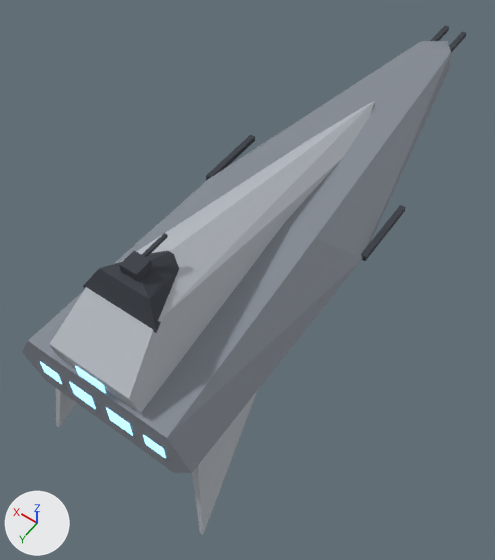
The glTF model Art/Models/Human/Large.glb as it was, and as the next commit left it.
Before and after are seen from a camera (50 mm lens) standing at (-123.0, 221.0, 249.0) and looking at (7.0, 40.0, -36.0). Every picture has the same lights, and +X, +Y and +Z are marked at lower left. The first picture is the older version. Where no turn or scale is listed for an object, it has been applied to the vertices.

Before the edit, the objects in view are built like this:
```python
ob_hull = bpy.data.objects.new('hull', me_mesh_0)
ob_hull.location = (0.0, 0.0, 0.0)
ob_rear_turret = bpy.data.objects.new('rear_turret', me_mesh_4)
ob_rear_turret.location = (0.0, 118.0, 59.0)
ob_superstructure = bpy.data.objects.new('superstructure', me_mesh_1)
ob_superstructure.location = (0.0, 0.0, 0.0)
ob_ventral_fin_l = bpy.data.objects.new('ventral_fin_L', me_mesh_11)
ob_ventral_fin_l.location = (0.0, 0.0, 0.0)
ob_ventral_fin_r = bpy.data.objects.new('ventral_fin_R', me_mesh_6)
ob_ventral_fin_r.location = (0.0, 0.0, 0.0)
ob_wing_cannon_l = bpy.data.objects.new('wing_cannon_L', me_mesh_12)
ob_wing_cannon_l.location = (-46.0, 0.0, 0.0)
ob_wing_cannon_r = bpy.data.objects.new('wing_cannon_R', me_mesh_7)
ob_wing_cannon_r.location = (46.0, 0.0, 0.0)
# also in view: 'command_deck' at (0.0, 113.0, 52.0)
```
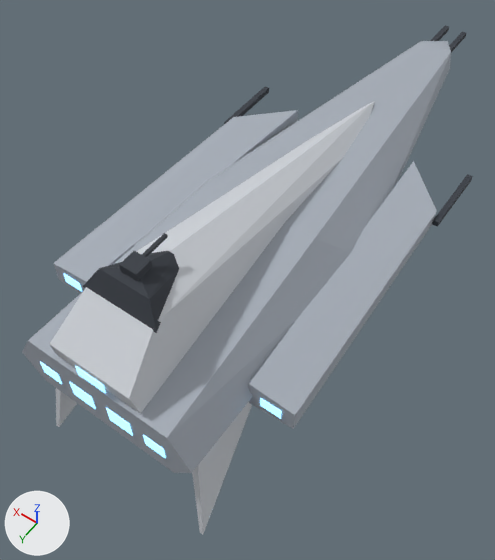
Boxes (x1, y1, x2, y2) around the edits, measured in the pictures (495 x 560 px):
'hull', recoloured: (22, 41, 451, 473) in both
'superstructure', recoloured: (50, 101, 374, 414) in both
'sponson_L', added: after (249, 161, 437, 429)
'sponson_R', added: after (53, 110, 298, 294)
'ventral_fin_L', recoloured: (192, 402, 252, 534) in both
'wing_cannon_L', moved: before (361, 205, 406, 261); after (432, 174, 473, 227)
'wing_cannon_R', moved: before (206, 134, 255, 180); after (224, 86, 269, 124)
'ventral_fin_R', recoloured: (56, 388, 77, 427) in both
'sponson_glow_L', added: after (260, 398, 282, 419)
'sponson_glow_R', added: after (64, 274, 82, 292)

Edits to the bpy script that builds the scene:
```text
Change mat_human_hull:
    mat_human_hull.base_color: (0.254, 0.279, 0.319) -> (0.402, 0.44, 0.497)  # grey #8a9099 -> grey #aab1bb
Change mat_human_plate:
    mat_human_plate.base_color: (0.485, 0.515, 0.558) -> (0.644, 0.672, 0.716)  # light grey #b9bec5 -> light grey #d2d6dc
Add me_mesh_15_1:
    me_mesh_15_1.from_pydata(...)  # a box spanning x -5.0..5.0, y -0.2..0.2, z -3.0..3.0
    me_mesh_15_1.materials.append(mat_human_engine_glow)  # blue #8fd6ff, glowing blue #8fd6ff
Add me_mesh_14_1:
    me_mesh_14_1.from_pydata([(-62.0, -24.0, -4.0), (-36.0, -50.0, -4.0), (-36.0, -50.0, 4.0), (-62.0, -24.0, 4.0), (-44.0, 110.0, 8.0), (-44.0, 110.0, -8.0), (-66.0, 110.0, -6.0), (-66.0, 110.0, 6.0)], [], [(0, 1, 2), (0, 2, 3), (4, 2, 1), (4, 1, 5), (3, 2, 4), (5, 1, 0), (6, 0, 3), (6, 3, 7), (7, 3, 4), (5, 0, 6), (5, 6, 7), (5, 7, 4)])
    me_mesh_14_1.materials.append(mat_human_hull)  # grey #aab1bb
Add me_mesh_7_1:
    me_mesh_7_1.from_pydata([(62.0, -24.0, 4.0), (36.0, -50.0, 4.0), (36.0, -50.0, -4.0), (62.0, -24.0, -4.0), (44.0, 110.0, -8.0), (44.0, 110.0, 8.0), (66.0, 110.0, 6.0), (66.0, 110.0, -6.0)], [], [(0, 1, 2), (0, 2, 3), (4, 2, 1), (4, 1, 5), (5, 1, 0), (3, 2, 4), (6, 0, 3), (6, 3, 7), (5, 0, 6), (7, 3, 4), (5, 6, 7), (5, 7, 4)])
    me_mesh_7_1.materials.append(mat_human_hull)  # grey #aab1bb
Change ob_wing_cannon_r:
    ob_wing_cannon_r.location: (46.0, 0.0, 0.0) -> (64.0, -40.0, 0.0)
Change ob_wing_cannon_l:
    ob_wing_cannon_l.location: (-46.0, 0.0, 0.0) -> (-64.0, -40.0, 0.0)
Add ob_sponson_glow_l:
    ob_sponson_glow_l = bpy.data.objects.new('sponson_glow_L', me_mesh_15_1)
    ob_sponson_glow_l.location = (-55.0, 110.3, 0.0)
Add ob_sponson_l:
    ob_sponson_l = bpy.data.objects.new('sponson_L', me_mesh_14_1)
    ob_sponson_l.location = (0.0, 0.0, 0.0)
Add ob_sponson_glow_r:
    ob_sponson_glow_r = bpy.data.objects.new('sponson_glow_R', me_mesh_15_1.copy())
    ob_sponson_glow_r.location = (55.0, 110.3, 0.0)
Add ob_sponson_r:
    ob_sponson_r = bpy.data.objects.new('sponson_R', me_mesh_7_1)
    ob_sponson_r.location = (0.0, 0.0, 0.0)
```
